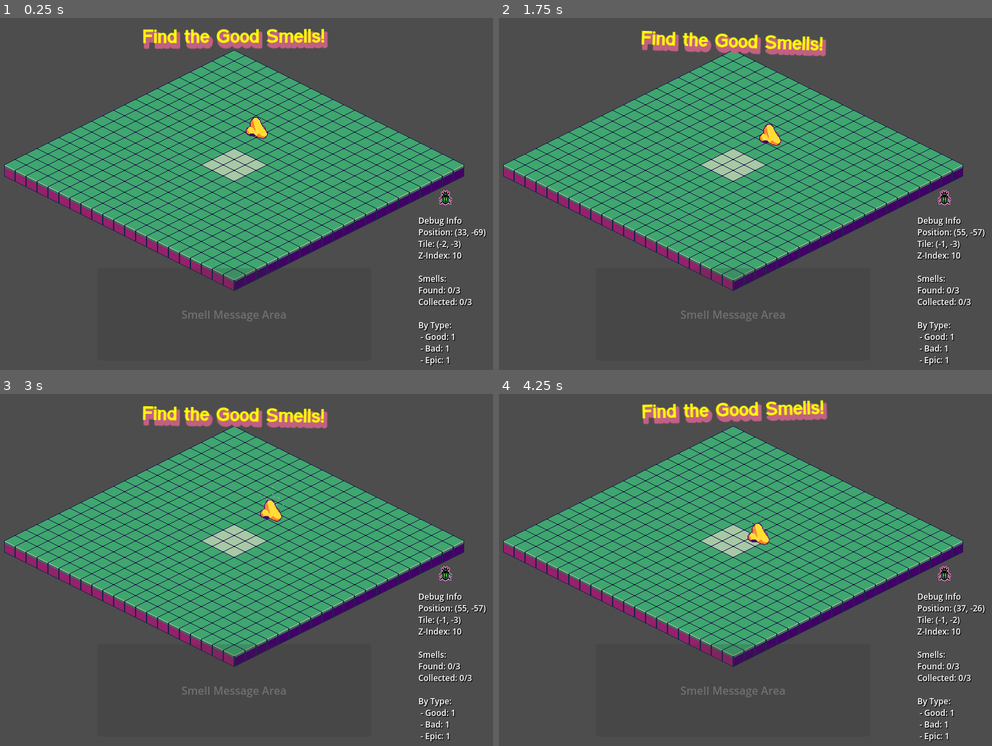
Above: before the commit, frames 1-4 (two rows, left to right).
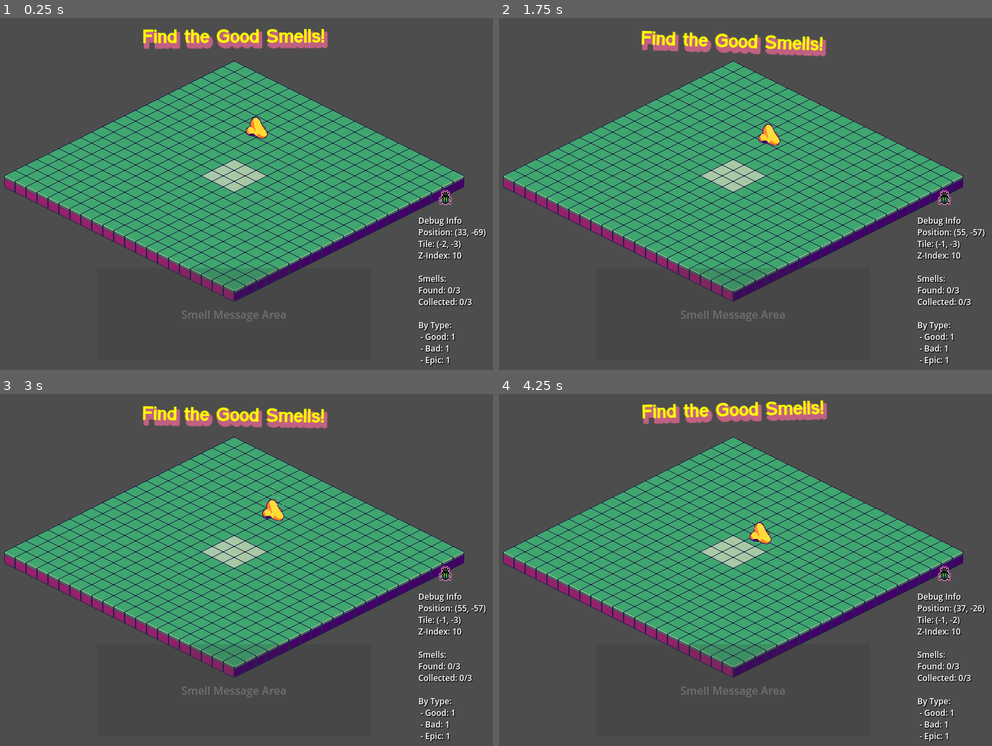
Above: after the commit, the same moments.

Repository: ArrHarper/good-smells-game
Game: Godot game, scene res://scenes/main/main.tscn
Two runs of this game, one before a commit and one after it. Both use one fixed random seed, a clock stepped at 60 frames per second and the inputs below.
Inputs:
- Up to frame 1 (0.25 s): no input
- Up to frame 2 (1.75 s): click "Debug Info Position: (33, -69…" at 0.5 s; hold Right (ui_right) from 1.28 s (still down); tap Space (smell) at 1.35 s
- Up to frame 3 (3 s): release Right (ui_right) at 2 s; click "Debug Info Position: (55, -57…" at 2 s; hold Down (ui_down) from 2.78 s (still down); tap Space (smell) at 2.85 s
- Up to frame 4 (4.25 s): release Down (ui_down) at 3.53 s; hold Right (ui_right) from 3.53 s (still down); tap Space (smell) at 3.6 s

The runs differ from the first frame. In frame 1, 9.3% of the frame differs, in the area x 0-95%, y 9-81%; in frame 2, 9.4%; in frame 3, 9.5%; in frame 4, 9.4%.

Commit message:
tightened up smell detection

Diff:
--- a/scenes/UI/mainUI.gd
+++ b/scenes/UI/mainUI.gd
@@ -12,7 +12,7 @@
 	# Initialize debug text if it exists
 	update_debug_text(Vector2.ZERO, Vector2i.ZERO, 0)
 
-	# Enable process for animations
+	# Enable process for updates
 	set_process(true)
 
 func _process(delta):
@@ -25,16 +25,14 @@
 		var player = get_node_or_null("/root/Main/nose")
 		if player:
 			var player_pos = player.global_position
-			var tile_pos = IsometricUtils.world_to_tile(player_pos, 32, 16) # Using correct tile dimensions
+			var tile_pos = IsometricUtils.world_to_tile(player_pos, 32, 16)
 			var z_index = player.z_index
 			update_debug_text(player_pos, tile_pos, z_index)
 
 # Update the debug text with player information
 func update_debug_text(player_pos, tile_pos, z_index):
-	# Find the debug text node - try both paths to handle renaming
+	# Find the debug text node
 	var debug_text = get_node_or_null("TextureButton/RichTextLabel")
-	if not debug_text:
-		debug_text = get_node_or_null("DebugButton/DebugText")
 
 	if debug_text:
 		var text = "Debug Info\n"
@@ -130,22 +128,16 @@
 	)
 	timer.start()
 
-	print("Displayed smell message in SmellWindowIndicator: " + text)
-
 # Test function to verify smell messages work
 func test_smell_message():
-	# Create a timer to wait 1 second before showing test message
 	var timer = Timer.new()
 	timer.wait_time = 1.0
 	timer.one_shot = true
 	add_child(timer)
 
-	# Connect timeout to show a test message
 	timer.timeout.connect(func():
-		print("TEST: Showing test smell message")
 		show_smell_message("TEST MESSAGE: This is a test smell!", "good")
 		timer.queue_free()
 	)
 
-	# Start the timer
 	timer.start()
--- a/scenes/main/flatmap.tscn
+++ b/scenes/main/flatmap.tscn
@@ -220,6 +220,7 @@
 
 [node name="FloorMap" type="TileMapLayer" parent="."]
 use_parent_material = true
+position = Vector2(0, 16)
 tile_map_data = PackedByteArray("AAD1//b/AAAAAAEAAAD1//f/AAAAAAEAAAD1//j/AAAAAAEAAAD1//n/AAAAAAEAAAD1//r/AAAAAAEAAAD1// …(6976 unchanged characters)…
 tile_set = SubResource("TileSet_0")
 
--- a/scenes/main/main.gd
+++ b/scenes/main/main.gd
@@ -12,10 +12,16 @@
 const MIN_TILE_Y = 0
 const MAX_TILE_Y = 21
 
-# Debug mode - set to false when finished testing
-var debug_mode = true
+# Debug mode - set to false for production
+@export var debug_mode = true
 
 func _ready():
+	# Configure TileSet error handling
+	if Engine.has_singleton("ErrorHandler"):
+		var error_handler = Engine.get_singleton("ErrorHandler")
+		error_handler.register_tilemaps(self)
+		error_handler.suppress_tileset_errors()
+
 	# Create UI instance
 	ui_instance = ui_scene.instantiate()
 	add_child(ui_instance)
@@ -126,44 +132,43 @@
 
 # Handle smell detection from player
 func _on_smell_detected(smell_text, smell_type):
-	# Debug output with more details - always show regardless of debug_mode
-	print("SMELL SIGNAL: Main received smell_detected signal from player")
-	print("SMELL SIGNAL: - Message: '" + smell_text + "'")
-	print("SMELL SIGNAL: - Type: '" + smell_type + "'")
-	print("SMELL SIGNAL: - UI instance exists: " + str(is_instance_valid(ui_instance)))
-
-	# We should show the message immediately instead of waiting for another signal
+	if debug_mode:
+		print("SMELL SIGNAL: Main received smell_detected signal from player")
+		print("SMELL SIGNAL: - Message: '" + smell_text + "'")
+		print("SMELL SIGNAL: - Type: '" + smell_type + "'")
+
+	# Show the message via UI
 	if ui_instance:
-		print("SMELL SIGNAL: Showing message via UI")
 		ui_instance.show_smell_message(smell_text, smell_type)
-	else:
-		print("SMELL SIGNAL ERROR: UI instance not found, can't display smell message")
+	elif debug_mode:
+		print("ERROR: UI instance not found, can't display smell message")
 
 # Handle smell animation completed signal
 func _on_smell_animation_completed(smell_data):
-	# Debug output with more details - always show regardless of debug_mode
-	print("SMELL SIGNAL: Smell animation_completed signal received")
-	print("SMELL SIGNAL: - Data received: " + str(smell_data))
+	if debug_mode:
+		print("SMELL SIGNAL: Smell animation_completed signal received")
+		print("SMELL SIGNAL: - Data received: " + str(smell_data))
 
 	# Validate smell data
 	if not smell_data is Dictionary:
-		print("SMELL SIGNAL ERROR: smell_data is not a Dictionary: " + str(smell_data))
+		if debug_mode:
+			print("ERROR: smell_data is not a Dictionary: " + str(smell_data))
 		return
 
 	if not smell_data.has("message") or not smell_data.has("type"):
-		print("SMELL SIGNAL ERROR: smell_data missing required fields: " + str(smell_data))
+		if debug_mode:
+			print("ERROR: smell_data missing required fields: " + str(smell_data))
 		return
 
-	print("SMELL SIGNAL: - Message: '" + smell_data.message + "'")
-	print("SMELL SIGNAL: - Type: '" + smell_data.type + "'")
-	print("SMELL SIGNAL: - UI instance exists: " + str(is_instance_valid(ui_instance)))
+	if debug_mode:
+		print("SMELL SIGNAL: - Message: '" + smell_data.message + "'")
+		print("SMELL SIGNAL: - Type: '" + smell_data.type + "'")
 
 	# Now show the UI message
 	if ui_instance:
-		print("SMELL SIGNAL: Calling ui_instance.show_smell_message()")
 		ui_instance.show_smell_message(smell_data.message, smell_data.type)
-	else:
-		print("SMELL SIGNAL ERROR: UI instance not found, can't display smell message")
+	elif debug_mode:
+		print("ERROR: UI instance not found, can't display smell message")
 
 # Count the number of smell objects in the scene
 func count_smell_objects():
@@ -201,6 +206,11 @@
 	if has_node("IsometricMap") and $IsometricMap.has_node("FloorMap"):
 		var floor_map = $IsometricMap.get_node("FloorMap")
 		if floor_map:
+			# Activate error filtering if available
+			if Engine.has_singleton("ErrorHandler"):
+				var error_handler = Engine.get_singleton("ErrorHandler")
+				error_handler.filter_message("Checking floor tiles")
+
 			# Convert world position to tile coordinates
 			var tile_pos = IsometricUtils.world_to_tile(world_pos, TILE_WIDTH, TILE_HEIGHT)
 
@@ -211,33 +221,37 @@
 					", get_cell_source_id:", floor_map.has_method("get_cell_source_id"),
 					", get_cell:", floor_map.has_method("get_cell"))
 
+			# Try different methods to check for a tile
+			var found_tile = false
+
 			# First try: check if TileMapLayer has has_cell method (more reliable)
 			if floor_map.has_method("has_cell"):
+				# Safely call method
 				if floor_map.has_cell(tile_pos):
+					found_tile = true
 					if debug_mode:
-						print("Found floor tile at position using has_cell: ", tile_pos)
+						print("Found floor tile using has_cell at: ", tile_pos)
 					return tile_pos
+
 			# Second try: use get_cell_source_id method
-			elif floor_map.has_method("get_cell_source_id"):
-				# TileMapLayer's get_cell_source_id only expects one argument (the tile position)
+			if not found_tile and floor_map.has_method("get_cell_source_id"):
 				var source_id = -1
-				# Wrap in try/catch in case the API has changed
-				if OS.is_debug_build():
-					source_id = floor_map.get_cell_source_id(tile_pos)
-				else:
-					# In production, use try/catch to avoid crashes
-					source_id = floor_map.call("get_cell_source_id", tile_pos)
+				# Use call to safely handle API differences
+				source_id = floor_map.call("get_cell_source_id", tile_pos)
 
 				if source_id != -1: # -1 means no tile
+					found_tile = true
 					if debug_mode:
-						print("Found floor tile at position using get_cell_source_id: ", tile_pos)
+						print("Found floor tile using get_cell_source_id at: ", tile_pos)
 					return tile_pos
+
 			# Last resort: Try get_cell method
-			elif floor_map.has_method("get_cell"):
-				var cell_value = floor_map.get_cell(tile_pos)
+			if not found_tile and floor_map.has_method("get_cell"):
+				var cell_value = floor_map.call("get_cell", tile_pos)
 				if cell_value != -1: # -1 usually means empty
+					found_tile = true
 					if debug_mode:
-						print("Found floor tile at position using get_cell: ", tile_pos)
+						print("Found floor tile using get_cell at: ", tile_pos)
 					return tile_pos
 
 			if debug_mode:
--- a/scenes/player/player.gd
+++ b/scenes/player/player.gd
@@ -1,43 +1,49 @@
 extends CharacterBody2D
+class_name Player
 
 # Movement constants
 const MOVE_SPEED = 300
-# Isometric tile dimensions - update based on your specific tileset
+# Isometric tile dimensions
 const TILE_WIDTH = 32
 const TILE_HEIGHT = 16
 
-# Animation variables
+# Player movement properties
+var base_speed = 150
+var current_speed = base_speed
+var is_moving = false
+
+# Smell detection
+var is_smelling = false
+var smell_duration = 2.0 # Duration of the smell action in seconds
+var pending_smells = [] # List of smell objects to process
+signal smell_detected(smell_text, smell_type) # Signal when a smell is detected
+
+# Animation properties
+var floating_time = 0
+var wiggle_time = 0
+var float_speed = 1.5
+var float_height = 3
+var wiggle_speed = 12
+var wiggle_width = 4
 var idle_time = 0
 var move_time = 0
 var original_y = 0
-var base_position_y = 0  # Store the base Y position without animation offset
+var base_position_y = 0 # Store the base Y position without animation offset
 var facing_right = true
-var is_smelling = false
 var smell_timer = 0
-var smell_duration = 2.0  # Duration for smell action in seconds
-var float_animation_active = true  # Control whether player sprite floats
-var wiggle_time = 0.0  # Track wiggle animation time
-var wiggle_intensity = 2.5  # How intense the wiggle is
-var wiggle_speed = 15.0  # How fast the wiggle moves
-
-# Debug mode - set to false when finished testing
-var debug_mode = false  # Turned off to suppress regular position logs
-
-# Smell signal
-signal smell_detected(smell_text, smell_type)
-
-# Add tracking for last position to avoid excessive logging
+var float_animation_active = true # Control whether player sprite floats
+var wiggle_intensity = 2.5 # How intense the wiggle is
+
+# Debug
+@export var debug_mode = false # Set to true to show detailed logs
 var last_reported_tile_pos = Vector2i(-999, -999)
 var position_report_timer = 0
-var position_report_interval = 0.5  # Report position at most every half second
-
-# Store pending smells to process after animation
-var pending_smells = []
+var position_report_interval = 0.5 # Report position at most every half second
 
 # Called when the node enters the scene tree for the first time
 func _ready():
 	original_y = position.y
-	base_position_y = position.y  # Initialize base position
+	base_position_y = position.y # Initialize base position
 
 	# Set up smell action timer
 	setup_smell_timer()
@@ -76,7 +82,7 @@
 		# Create a circle shape with 64px radius for smell detection
 		var collision_shape = CollisionShape2D.new()
 		var shape = CircleShape2D.new()
-		shape.radius = 64  # Match with visual smell radius
+		shape.radius = 64 # Match with visual smell radius
 		collision_shape.shape = shape
 		smell_detector.add_child(collision_shape)
 
@@ -162,7 +168,7 @@
 
 		# Apply the wiggle animation
 		$IsoNoseSprite.position.x = wiggle_offset_x
-		$IsoNoseSprite.position.y += wiggle_offset_y * 0.1  # Add to the existing float animation
+		$IsoNoseSprite.position.y += wiggle_offset_y * 0.1 # Add to the existing float animation
 
 # Handle sprite animations
 func handle_animations(delta, input_vector):
@@ -174,7 +180,6 @@
 			# Left key → Northwest
 			# Down key → Southwest
 			# Up key → Northeast
-
 			# Determine dominant direction from input
 			if abs(input_vector.x) > abs(input_vector.y):
 				if input_vector.x > 0:
@@ -200,11 +205,11 @@
 			if input_vector.length() > 0:
 				move_time += delta
 				# Bouncing animation during movement
-				y_offset = -sin(move_time * 10) * 3
+				y_offset = - sin(move_time * 10) * 3
 			else:
 				# Idle bobbing animation
 				idle_time += delta
-				y_offset = -sin(idle_time * 2) * 2
+				y_offset = - sin(idle_time * 2) * 2
 
 			# Apply animation to sprite's offset only, not affecting the actual body position
 			$IsoNoseSprite.position.y = y_offset
@@ -214,7 +219,7 @@
 
 func start_smelling():
 	is_smelling = true
-	wiggle_time = 0  # Reset wiggle animation timer
+	wiggle_time = 0 # Reset wiggle animation timer
 
 	# Clear any pending smells
 	pending_smells = []
@@ -333,21 +338,18 @@
 
 # New function to handle the animation_completed signal from smells
 func _on_smell_animation_completed(smell_data):
-	# Always log smell signals regardless of debug_mode
-	print("SMELL SIGNAL: Player received smell_animation_completed with data: ", smell_data)
-
 	# Extract smell information from the data
 	var smell_text = smell_data.message if "message" in smell_data else "Something smells..."
 	var smell_type = smell_data.type if "type" in smell_data else "neutral"
 
+	if debug_mode:
+		print("SMELL SIGNAL: Player received smell_animation_completed with data: ", smell_data)
+		print("SMELL SIGNAL: Player emitting smell_detected signal with:")
+		print("SMELL SIGNAL: - Message: '" + smell_text + "'")
+		print("SMELL SIGNAL: - Type: '" + smell_type + "'")
+
 	# Emit the signal with smell information
-	print("SMELL SIGNAL: Player emitting smell_detected signal with:")
-	print("SMELL SIGNAL: - Message: '" + smell_text + "'")
-	print("SMELL SIGNAL: - Type: '" + smell_type + "'")
 	emit_signal("smell_detected", smell_text, smell_type)
-
-	# Always log when smell signal is emitted
-	print("SMELL SIGNAL: Player emitted smell_detected signal")
 
 # Alias for backwards compatibility
 func check_for_smells():
--- a/scenes/smells/smell.tscn
+++ b/scenes/smells/smell.tscn
@@ -1,6 +1,6 @@
-[gd_scene load_steps=3 format=3]
+[gd_scene load_steps=3 format=3 uid="uid://dbw0qdadjukii"]
 
-[ext_resource type="Script" path="res://scenes/smells/smell.gd" id="1_lfxvs"]
+[ext_resource type="Script" uid="uid://bakupg6wa2lbd" path="res://scenes/smells/smell.gd" id="1_lfxvs"]
 
 [sub_resource type="CircleShape2D" id="CircleShape2D_yjk8p"]
 radius = 16.0
--- /dev/null
+++ b/scripts/error_handler.gd
@@ -0,0 +1,89 @@
+extends Node
+
+# This script helps reduce TileSet-related error noise in the editor
+# Add this to your project's autoload list with name "ErrorHandler"
+
+# List of error patterns to silence
+var silenced_patterns = [
+	"create_tile: Cannot create tile",
+	"Condition \"!room_for_tile\" is true",
+	"The tile is outside the texture"
+]
+
+# Store error count to avoid spam
+var error_counts = {}
+var max_reported_errors = 3
+
+func _ready():
+	print_rich("[color=yellow]TileSet error handler initialized[/color]")
+
+	# Set a timer to periodically clear error counts
+	var timer = Timer.new()
+	timer.wait_time = 60.0 # Reset error counts every minute
+	timer.timeout.connect(_reset_error_counts)
+	timer.autostart = true
+	add_child(timer)
+
+# Called from your main scene to register for TileMaps
+func register_tilemaps(scene_root):
+	if scene_root is Node:
+		for child in scene_root.get_children():
+			if child is TileMap:
+				_configure_tilemap(child)
+
+			# Recursively check children
+			if child.get_child_count() > 0:
+				register_tilemaps(child)
+
+	print("TileMap error handling configured")
+
+# Apply optimizations to a TileMap to reduce errors
+func _configure_tilemap(tilemap):
+	# Set various properties to minimize errors
+	if tilemap is TileMap:
+		# Only process when needed
+		tilemap.set_process(false)
+		tilemap.set_physics_process(false)
+		print("Configured TileMap: " + tilemap.name)
+
+# Call this to suppress TileSet errors in the console output
+# Place in your main scene's _ready function
+func suppress_tileset_errors():
+	# Configure error handling through project settings
+	if ProjectSettings.has_setting("debug/file_logging/max_error_count"):
+		# Limit total errors reported
+		var current = ProjectSettings.get_setting("debug/file_logging/max_error_count")
+		ProjectSettings.set_setting("debug/file_logging/max_error_count", min(current, 50))
+
+	print_rich("[color=green]TileSet error suppression enabled[/color]")
+
+# Filter console messages
+# Call this before any TileMap operations
+func filter_message(message):
+	for pattern in silenced_patterns:
+		if message.contains(pattern):
+			var error_key = message.substr(0, min(30, message.length()))
+
+			# Increment error count
+			if not error_counts.has(error_key):
+				error_counts[error_key] = 0
+			error_counts[error_key] += 1
+
+			# Only report up to max_reported_errors
+			if error_counts[error_key] <= max_reported_errors:
+				if error_counts[error_key] == max_reported_errors:
+					print("Suppressing further '" + error_key + "...' errors")
+				return true
+			return true
+	return false
+
+# Reset error counts periodically
+func _reset_error_counts():
+	error_counts.clear()
+
+# Call this when loading a scene with TileMaps
+func prepare_for_tilemap_scene():
+	# Pre-emptively silence warnings
+	suppress_tileset_errors()
+	# Log a message the user will see
+	print("Prepared for TileMap scene loading - errors will be reduced")
--- a/scripts/isometric_sorter.gd
+++ b/scripts/isometric_sorter.gd
@@ -29,7 +29,7 @@
 
 # Add sorted object - alias for register_node for consistency
 func add_sorted_object(node: Node2D):
-	register_node(node)  # Use existing functionality
+	register_node(node) # Use existing functionality
 
 # Unregister a node from Y-sorting
 func unregister_node(node: Node2D):
@@ -47,15 +47,9 @@
 		if is_instance_valid(node) and node is Node2D:
 			# Skip CharacterBody2D nodes (like the player) as they manage their own z-index
 			if node is CharacterBody2D:
-				# Optional: Provide debugging info for characters
-				var is_debug = false
-				if node.get("debug_mode") != null:  # Safer property access
-					is_debug = node.debug_mode
-
-				if is_debug:
-					var tile_pos = Vector2i(0, 0)
-					# Get the tile position using IsometricUtils directly
-					tile_pos = IsometricUtils.world_to_tile(node.global_position, 32, 16)
+				# Check for debug mode using safe property access
+				if node.has_method("get") and node.get("debug_mode") != null and node.debug_mode:
+					var tile_pos = IsometricUtils.world_to_tile(node.global_position, 32, 16)
 					print("Character at tile: ", tile_pos, " | World pos: ", node.global_position, " | Z-index: ", node.z_index)
 				continue
 
Not shown, added: scripts/error_handler.gd.uid
